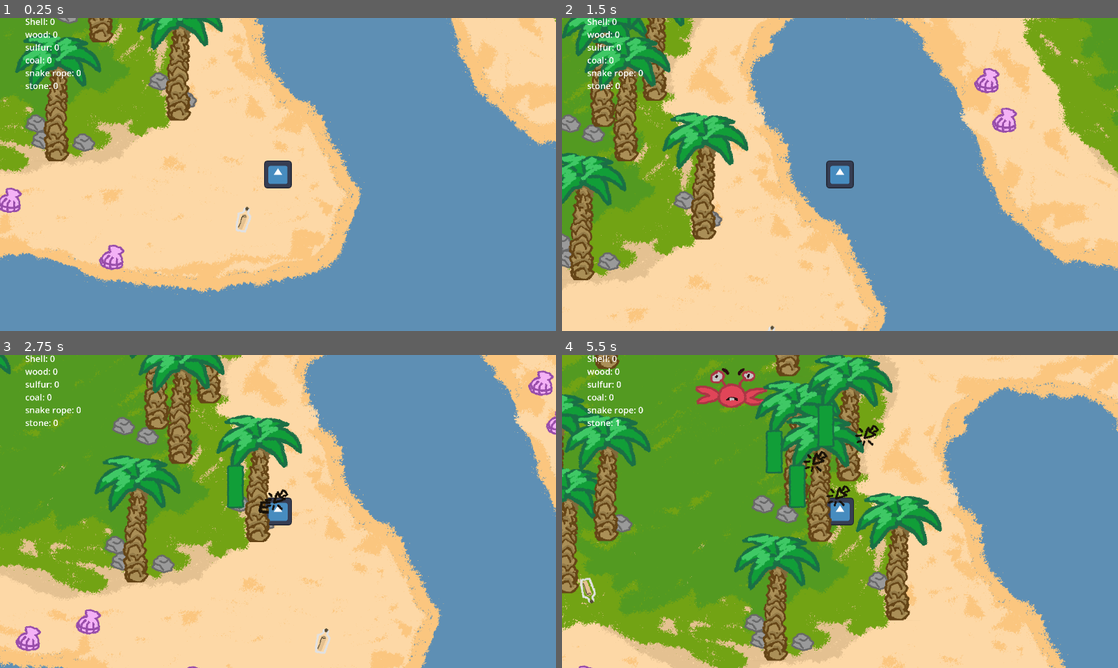
Above: before the commit, frames 1-4 (two rows, left to right).
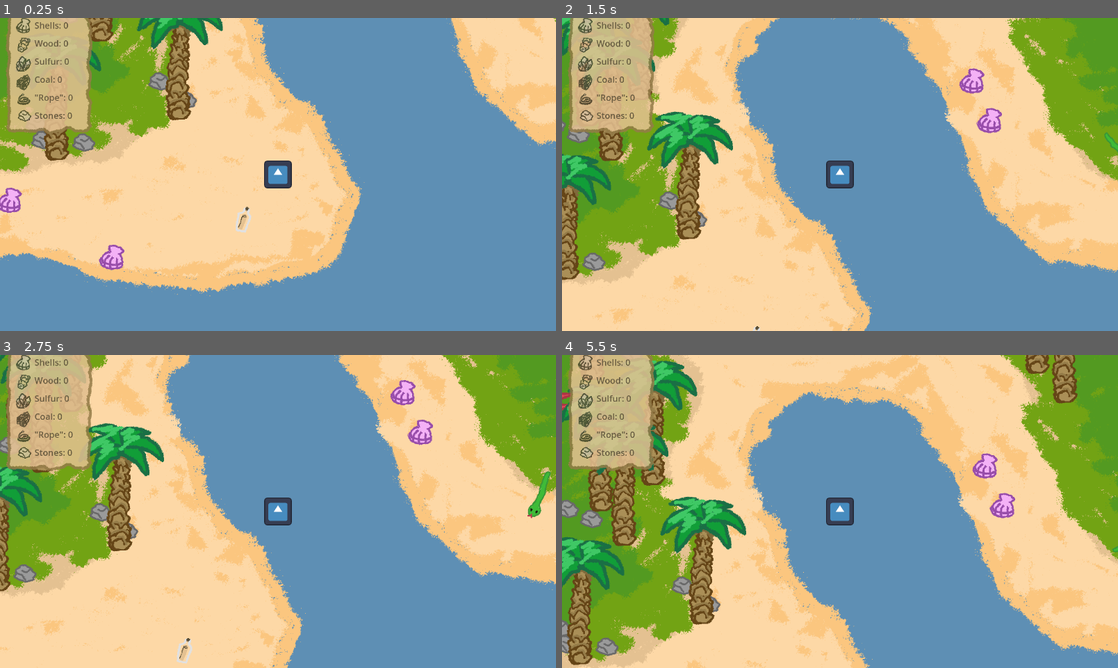
Above: after the commit, the same moments.

Repository: Tarudahat/Alone
Game: Godot game, scene res://scenes/islands/common_islands/island01.tscn
The game is run twice, just before and just after one commit, with the same random seed, the same clock (stepped at 60 frames per second) and the same inputs. The engine's default icon, where the game draws it, is replaced by a stand-in: a white triangle on a blue panel in a dark square.
Inputs (mouse positions are in pixels of both pictures, inside the frame that each line leads up to):
- Up to frame 1 (0.25 s): no input
- Up to frame 2 (1.5 s): move the mouse to (728, 118) at 0.52 s; hold J (rotate_stick_right) 0.53-1.28 s; hold E (collect) 0.53-1.28 s; move the mouse to (573, 243) at 1.27 s; hold D (rotate_stick_left) from 1.28 s (still down); click (573, 243) at 1.35 s
- Up to frame 3 (2.75 s): move the mouse to (100, 417) at 2.02 s; release D (rotate_stick_left) at 2.03 s; hold J (rotate_stick_right) from 2.03 s (still down); hold F (make_coal) from 2.03 s (still down)
- Up to frame 4 (5.5 s): move the mouse to (767, 373) at 2.77 s; release F (make_coal) at 2.78 s; tap E (collect) at 2.85 s; move the mouse to (739, 420) at 3.52 s; release J (rotate_stick_right) at 3.53 s; press the mouse at (739, 420) at 3.53 s; hold D (rotate_stick_left) from 3.53 s (still down); move the mouse to (573, 467) at 4.27 s; release the mouse at (573, 467) at 4.28 s; tap F (make_coal) at 4.35 s; move the mouse to (567, 561) at 5.02 s; hold E (collect) from 5.03 s (still down)

The runs differ from the first frame. In frame 1, 6.2% of the frame differs, in the area x 1-41%, y 0-46%; in frame 2, 32%; in frame 3, 73%; in frame 4, 92%, in the area x 0-100%, y 0-100%.

Commit message:
update items & fire making UI

Diff:
--- a/scenes/Player.tscn
+++ b/scenes/Player.tscn
@@ -1,7 +1,8 @@
-[gd_scene load_steps=5 format=3 uid="uid://bkhwrpk8o2kf8"]
+[gd_scene load_steps=6 format=3 uid="uid://bkhwrpk8o2kf8"]
 
 [ext_resource type="Script" uid="uid://bgxgwjvih218s" path="res://scripts/player.gd" id="1_v6fml"]
 [ext_resource type="Texture2D" uid="uid://b2xbviayn2yjr" path="res://icon.svg" id="2_v6fml"]
+[ext_resource type="Texture2D" uid="uid://dem7ihhnw3g57" path="res://assets/item_ui.png" id="3_3li8b"]
 
 [sub_resource type="CircleShape2D" id="CircleShape2D_v6fml"]
 radius = 63.0317
@@ -23,55 +24,6 @@
 
 [node name="Camera2D" type="Camera2D" parent="."]
 
-[node name="VBoxContainer" type="VBoxContainer" parent="."]
-z_index = 50
-offset_left = -1164.0
-offset_top = -731.0
-offset_right = -839.0
-offset_bottom = -499.0
-
-[node name="Label" type="Label" parent="VBoxContainer"]
-layout_mode = 2
-size_flags_horizontal = 0
-size_flags_vertical = 0
-text = "Material amount"
-label_settings = SubResource("LabelSettings_v6fml")
-
-[node name="Label2" type="Label" parent="VBoxContainer"]
-layout_mode = 2
-size_flags_horizontal = 0
-size_flags_vertical = 0
-text = "Material amount"
-label_settings = SubResource("LabelSettings_v6fml")
-
-[node name="Label3" type="Label" parent="VBoxContainer"]
-layout_mode = 2
-size_flags_horizontal = 0
-size_flags_vertical = 0
-text = "Material amount"
-label_settings = SubResource("LabelSettings_v6fml")
-
-[node name="Label4" type="Label" parent="VBoxContainer"]
-layout_mode = 2
-size_flags_horizontal = 0
-size_flags_vertical = 0
-text = "Material amount"
-label_settings = SubResource("LabelSettings_v6fml")
-
-[node name="Label5" type="Label" parent="VBoxContainer"]
-layout_mode = 2
-size_flags_horizontal = 0
-size_flags_vertical = 0
-text = "Material amount"
-label_settings = SubResource("LabelSettings_v6fml")
-
-[node name="Label6" type="Label" parent="VBoxContainer"]
-layout_mode = 2
-size_flags_horizontal = 0
-size_flags_vertical = 0
-text = "Material amount"
-label_settings = SubResource("LabelSettings_v6fml")
-
 [node name="throw_cooldown" type="Timer" parent="."]
 wait_time = 0.3
 
@@ -89,4 +41,64 @@
 scale = Vector2(1.5, 1.5)
 stretch_mode = 3
 
+[node name="items_ui" type="TextureRect" parent="."]
+modulate = Color(1, 1, 1, 0.858824)
+z_index = 110
+offset_left = -1254.0
+offset_top = -775.0
+offset_right = -854.0
+offset_bottom = -175.0
+texture = ExtResource("3_3li8b")
+
+[node name="VBoxContainer" type="VBoxContainer" parent="items_ui"]
+modulate = Color(0.345098, 0.301961, 0.211765, 1)
+z_index = 50
+offset_left = 133.0
+offset_top = 61.0
+offset_right = 458.0
+offset_bottom = 541.0
+theme_override_constants/separation = 28
+
+[node name="Label" type="Label" parent="items_ui/VBoxContainer"]
+layout_mode = 2
+size_flags_horizontal = 0
+size_flags_vertical = 0
+text = "Material amount"
+label_settings = SubResource("LabelSettings_v6fml")
+
+[node name="Label2" type="Label" parent="items_ui/VBoxContainer"]
+layout_mode = 2
+size_flags_horizontal = 0
+size_flags_vertical = 0
+text = "Material amount"
+label_settings = SubResource("LabelSettings_v6fml")
+
+[node name="Label3" type="Label" parent="items_ui/VBoxContainer"]
+layout_mode = 2
+size_flags_horizontal = 0
+size_flags_vertical = 0
+text = "Material amount"
+label_settings = SubResource("LabelSettings_v6fml")
+
+[node name="Label4" type="Label" parent="items_ui/VBoxContainer"]
+layout_mode = 2
+size_flags_horizontal = 0
+size_flags_vertical = 0
+text = "Material amount"
+label_settings = SubResource("LabelSettings_v6fml")
+
+[node name="Label5" type="Label" parent="items_ui/VBoxContainer"]
+layout_mode = 2
+size_flags_horizontal = 0
+size_flags_vertical = 0
+text = "Material amount"
+label_settings = SubResource("LabelSettings_v6fml")
+
+[node name="Label6" type="Label" parent="items_ui/VBoxContainer"]
+layout_mode = 2
+size_flags_horizontal = 0
+size_flags_vertical = 0
+text = "Material amount"
+label_settings = SubResource("LabelSettings_v6fml")
+
 [connection signal="timeout" from="throw_cooldown" to="." method="_on_throw_cooldown_timeout"]
--- a/scenes/islands/common_islands/island01.tscn
+++ b/scenes/islands/common_islands/island01.tscn
@@ -16,6 +16,12 @@
 [node name="Map" type="Sprite2D" parent="Background"]
 texture = ExtResource("1_b8l7x")
 
+[node name="StaticBody2D" type="StaticBody2D" parent="Background"]
+
+[node name="CollisionPolygon2D" type="CollisionPolygon2D" parent="Background/StaticBody2D"]
+polygon = PackedVector2Array(-494, -204, 530, 1578, 2825, 1273, 2648, -2184, -3370, -1741, -3469, 406, -2947, 1549, -606, 1919, 156, 1608, -229, -183, -255, -236, -500, -202, -701, 32, -607, 300, -459, 628, -202, 884, -56, 1224, -225, 1545, -829, 1667, -2243, 1385, -2705, 1177, -3076, 453, -3088, 251, -3042, -320, -3091, -706, -2793, -1321, -2513, -1565, -1978, -1603, -1742, -1466, -1431, -1082, -1094, -1092, -536, -1292, 63, -1168, 252, -1004, 506, -1012, 908, -1344, 1129, -1666, 1910, -1671, 2296, -1399, 2325, -836, 2236, -589, 1993, -255, 2052, 70, 2177, 487, 1982, 889, 1902, 925, 680, 980, 390, 705, 172, 51, -5, -213, -116, -249)
+one_way_collision = true
+
 [node name="Trees" type="Node2D" parent="."]
 
 [node name="Tree" parent="Trees" instance=ExtResource("4_iywj2")]
@@ -210,9 +216,6 @@
 
 [node name="Crab" parent="Enemies" instance=ExtResource("6_j7yk5")]
 position = Vector2(-1845, -217)
-
-[node name="Player" parent="." instance=ExtResource("2_h75ht")]
-position = Vector2(-521, 1225)
 
 [node name="tutorial_flask" parent="." instance=ExtResource("7_j7yk5")]
 position = Vector2(-622, 1307)
@@ -221,3 +224,6 @@
 position = Vector2(-2345, 714)
 flip_v = true
 texture_ = ExtResource("8_bp5o4")
+
+[node name="Player" parent="." instance=ExtResource("2_h75ht")]
+position = Vector2(-521, 1225)
--- a/scenes/start_fire_minigame.tscn
+++ b/scenes/start_fire_minigame.tscn
@@ -4,9 +4,7 @@
 [ext_resource type="Script" uid="uid://de8a2q0a2wbl3" path="res://scripts/start_fire_minigame.gd" id="1_tmktg"]
 [ext_resource type="Texture2D" uid="uid://bjuk64vrfk48y" path="res://assets/stick_fire_UI.png" id="2_4upnx"]
 [ext_resource type="Texture2D" uid="uid://bhi87gk2o3fxo" path="res://assets/fire_start_spark.png" id="4_pgdnb"]
-
-[sub_resource type="LabelSettings" id="LabelSettings_pgdnb"]
-font_size = 64
+[ext_resource type="Texture2D" uid="uid://et6eg7m7nwak" path="res://assets/tutorials/unga_bunga.png" id="5_w8kt7"]
 
 [sub_resource type="Curve" id="Curve_pgdnb"]
 _data = [Vector2(0.393548, 0.91118), 0.0, 0.0, 0, 0, Vector2(0.835484, 0.0279584), 0.0, 0.0, 0, 0]
@@ -68,15 +66,6 @@
 texture = ExtResource("2_4upnx")
 offset = Vector2(-12.558, 13.758)
 
-[node name="Label" type="Label" parent="."]
-layout_mode = 0
-offset_left = -267.0
-offset_top = -282.0
-offset_right = 200.0
-offset_bottom = -194.0
-text = "MASH [D] & [J] !"
-label_settings = SubResource("LabelSettings_pgdnb")
-
 [node name="friction_timer" type="Timer" parent="."]
 wait_time = 7.0
 
@@ -92,5 +81,14 @@
 collision_base_size = 0.0
 process_material = SubResource("ParticleProcessMaterial_pgdnb")
 
+[node name="TextureRect" type="TextureRect" parent="."]
+layout_mode = 0
+offset_left = 301.0
+offset_top = -758.0
+offset_right = 901.0
+offset_bottom = -390.0
+scale = Vector2(1.5, 1.5)
+texture = ExtResource("5_w8kt7")
+
 [connection signal="timeout" from="friction_timer" to="." method="_on_friction_timer_timeout"]
 [connection signal="timeout" from="input_delay_timer" to="." method="_on_input_delay_timer_timeout"]
--- a/scenes/tree.tscn
+++ b/scenes/tree.tscn
@@ -7,10 +7,10 @@
 [ext_resource type="Texture2D" uid="uid://c3d61suif5la0" path="res://assets/tree_hp_bar.png" id="4_qd6xs"]
 
 [sub_resource type="CircleShape2D" id="CircleShape2D_viusy"]
-radius = 39.0128
+radius = 72.0278
 
 [sub_resource type="RectangleShape2D" id="RectangleShape2D_vplca"]
-size = Vector2(101, 285)
+size = Vector2(101, 323)
 
 [sub_resource type="CircleShape2D" id="CircleShape2D_qd6xs"]
 radius = 190.066
@@ -24,7 +24,7 @@
 position = Vector2(-8, 115)
 
 [node name="CollisionShape2D" type="CollisionShape2D" parent="StaticBody2D"]
-position = Vector2(1, 84)
+position = Vector2(0, 118)
 shape = SubResource("CircleShape2D_viusy")
 
 [node name="punch_hitbox" type="StaticBody2D" parent="."]
@@ -34,7 +34,7 @@
 input_pickable = true
 
 [node name="CollisionShape2D" type="CollisionShape2D" parent="punch_hitbox"]
-position = Vector2(-0.5, 44.5)
+position = Vector2(-0.5, 25.5)
 shape = SubResource("RectangleShape2D_vplca")
 
 [node name="click_indicator" parent="." instance=ExtResource("3_viusy")]
--- a/scripts/player.gd
+++ b/scripts/player.gd
@@ -24,12 +24,12 @@
 			items[victim_idx] -= 1
 
 func _process(_delta):
-	$VBoxContainer/Label.text = "Shell: " + str(items[0])
-	$VBoxContainer/Label2.text = "wood: " + str(items[1])
-	$VBoxContainer/Label3.text = "sulfur: " + str(items[2])
-	$VBoxContainer/Label4.text = "coal: " + str(items[3])
-	$VBoxContainer/Label5.text = "snake rope: " + str(items[4])
-	$VBoxContainer/Label6.text = "stone: " + str(items[5])
+	$items_ui/VBoxContainer/Label.text = "Shells: " + str(items[0])
+	$items_ui/VBoxContainer/Label2.text = "Wood: " + str(items[1])
+	$items_ui/VBoxContainer/Label3.text = "Sulfur: " + str(items[2])
+	$items_ui/VBoxContainer/Label4.text = "Coal: " + str(items[3])
+	$items_ui/VBoxContainer/Label5.text = "\"Rope\": " + str(items[4])
+	$items_ui/VBoxContainer/Label6.text = "Stones: " + str(items[5])
 	#$Sprite.play(animation_direction())
 
 func _input(event):
--- a/scripts/tree.gd
+++ b/scripts/tree.gd
@@ -6,9 +6,10 @@
 var wood_node = preload("res://scenes/item.tscn")
 var rng = RandomNumberGenerator.new()
 @export var hp: int = 20
+var max_hp: int = 0
 # Called when the node enters the scene tree for the first time.
 func _ready() -> void:
-	pass
+	max_hp = hp
 
 # Called every frame. 'delta' is the elapsed time since the previous frame.
 func _process(_delta: float) -> void:
@@ -17,7 +18,8 @@
 	$click_indicator.visible = false
 	if player_in_range:
 		$click_indicator.visible = true
-		$ProgressBar.visible = true;
+		if hp < max_hp:
+			$ProgressBar.visible = true;
 		if mouse_in_hitbox:
 			if Input.is_action_just_pressed("left_click"):
 				if $Timer.time_left <= 0:
Binary file added: assets/item_ui.png
Not shown, added: assets/item_ui.png.import
Binary file changed: assets/tree.png
Binary file added: assets/tutorials/unga_bunga.png
Not shown, added: assets/tutorials/unga_bunga.png.import
Not shown: 1 places in scenes/islands/common_islands/island01.tscn that only renumber resources
